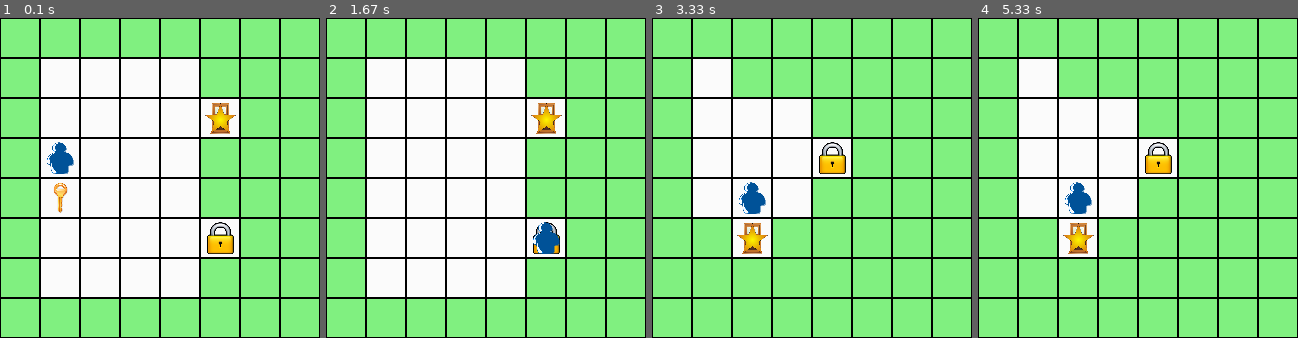
Above: before the commit, frames 1-4 (left to right).
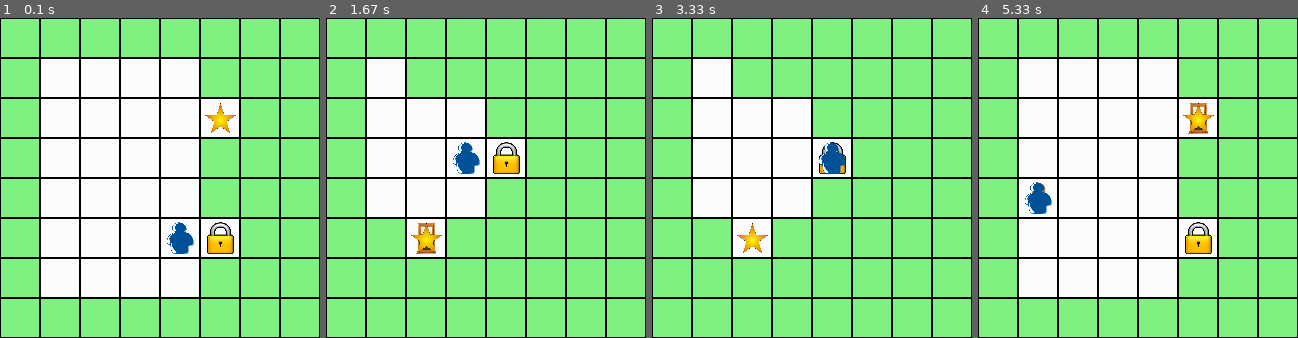
Above: after the commit, the same moments.

Repository: kespindler/cs295-final
Game: pygame game, started from tests.py
Two runs of this game, one before a commit and one after it. Both use one fixed random seed, a clock stepped at 60 frames per second and the inputs below. The source is Python 2; it was converted automatically to run under Python 3.
Inputs:
- Up to frame 1 (0.1 s): no input
- Up to frame 2 (1.67 s): no input
- Up to frame 3 (3.33 s): no input
- Up to frame 4 (5.33 s): no input

The runs differ from the first frame. In frame 1, 1.5% of the frame differs, in the area x 14-72%, y 26-74%; in frame 2, 21%; in frame 3, 1.3%; in frame 4, 22%, in the area x 12-75%, y 12-88%.

Commit message:
fix the very insidious -inf bug that would cause all options to be
invalidated

Diff:
--- a/agent.py
+++ b/agent.py
@@ -116,8 +116,8 @@
 
         sa = obs+a
         q = self.qTable[sa]
-        if not isinf(q):
-            qnext = self.qTable[nextobs+nexta]
+        qnext = self.qTable[nextobs+nexta]
+        if not isinf(q) and not isinf(qnext):
 
             # update current qvalue for s,a in table
             delta = r + self.gamma * qnext - q
@@ -139,7 +139,10 @@
 
                 sa = state + action
                 #newq = self.qTable[sa] + factor * eligibility
+                #print self.qTable[sa], factor*elig
+                #if not isinf(self.qTable[sa]):
                 self.qTable[sa] += factor * elig
+                #print zip(*np.where(np.isinf(self.qTable)))
 
                 # decay trace, and terminate if trace is negligible
                 #eligibility *= self.slambda
@@ -171,6 +174,7 @@
 
     def feedback(self, obs, action, reward, obs2):
         pass
+
 #------------------------------------------
 
 class PerfectOptionAgent(SarsaAgent):
@@ -189,6 +193,7 @@
                 if not self.option.can_initiate(env, state):
                     self.qTable[state[:self.dims]+(opti,)] = float('-inf')
                     self.option = None
+                #print zip(*np.where(np.isinf(self.qTable)))
                 assert not np.all(np.isinf(self.qTable[state[:self.dims]])), (self, state)
                 #else:
                 #    pass
--- a/tests.py
+++ b/tests.py
@@ -37,7 +37,7 @@
     probdim = 5
     agent = cls_agent(lightworld.dimensions()[:probdim])
     rend = PygameRenderer(lightworld)
-    run_experiment(lightworld, agent, rend, delay=.05)
+    run_experiment(lightworld, agent, rend)#, delay=.05)
 
 def test_env1():
     from agent import RandomAgent
